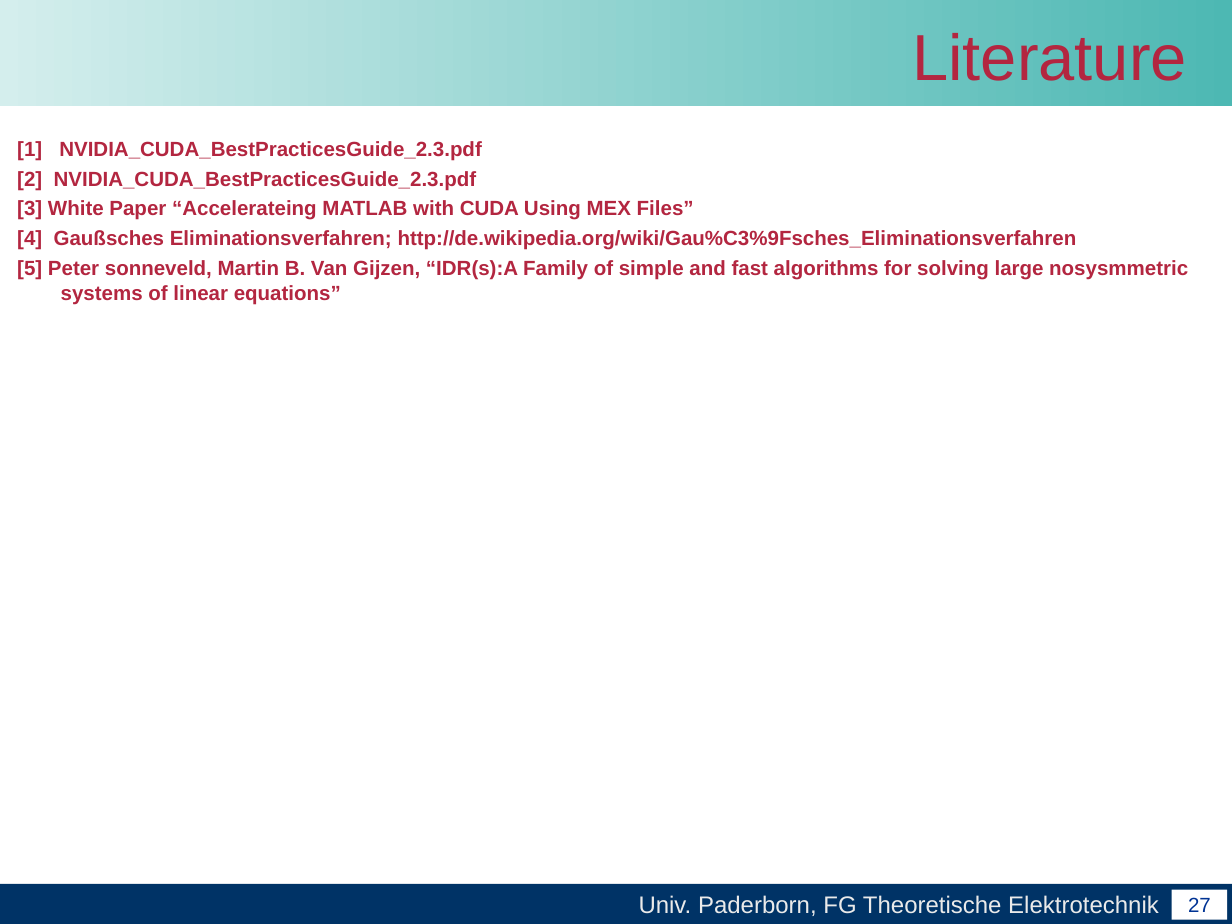
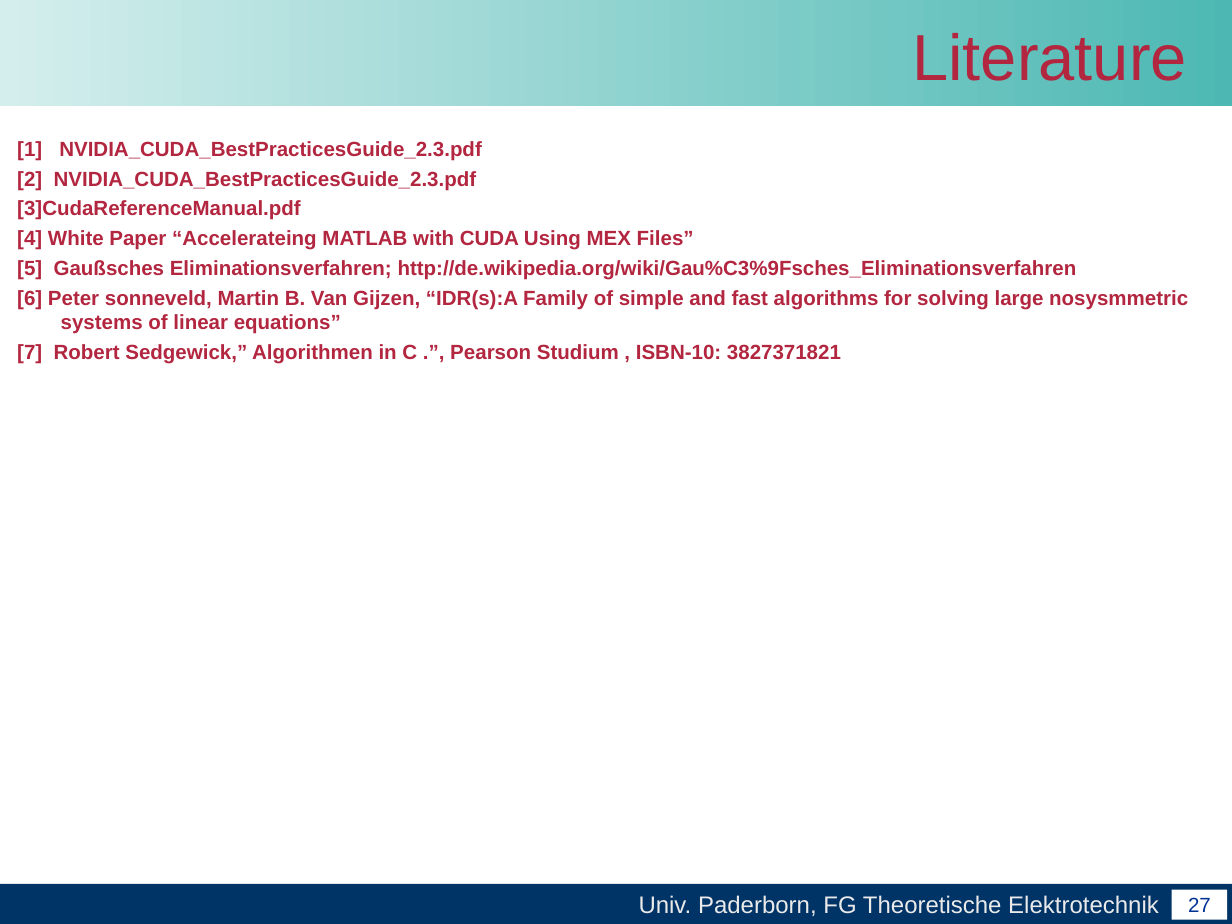
Before and after one commit to unconditional/projektarbeitcuda, a slide deck: slide 27 of Vortrag/Zwischenvortrag der Projektarbeit CUDA(xby).ppt. Drawn at 1232x924 pixels with LibreOffice and Linux fonts; fonts in the diff are those of the drawing; background and template pictures are left out. Boxes give left, top, right and bottom in pixels: in the first picture for what was removed or moved away, otherwise in the second. Text is boxed around its words. In the diff, an @@ line names an element or a change of style, - is before the commit and + after.

```diff
--- a/Vortrag/Zwischenvortrag der Projektarbeit CUDA(xby).ppt
+++ b/Vortrag/Zwischenvortrag der Projektarbeit CUDA(xby).ppt
@@ text at (x1=17, y1=200, x2=1188, y2=364): text changed @@
-[3] White Paper “Accelerateing MATLAB with CUDA Using MEX Files”
-[4] Gaußsches Eliminationsverfahren; http://de.wikipedia.org/wiki/Gau%C3%9Fsches_Eliminationsverfahren
-[5] Peter sonneveld, Martin B. Van Gijzen, “IDR(s):A Family of simple and fast algorithms for solving large nosysmmetric systems of linear equations”
+[3]CudaReferenceManual.pdf
+[4] White Paper “Accelerateing MATLAB with CUDA Using MEX Files”
+[5] Gaußsches Eliminationsverfahren; http://de.wikipedia.org/wiki/Gau%C3%9Fsches_Eliminationsverfahren
+[6] Peter sonneveld, Martin B. Van Gijzen, “IDR(s):A Family of simple and fast algorithms for solving large nosysmmetric systems of linear equations”
+[7] Robert Sedgewick,” Algorithmen in C .”, Pearson Studium , ISBN-10: 3827371821
```
Also in this commit, not shown: 1 other file.
